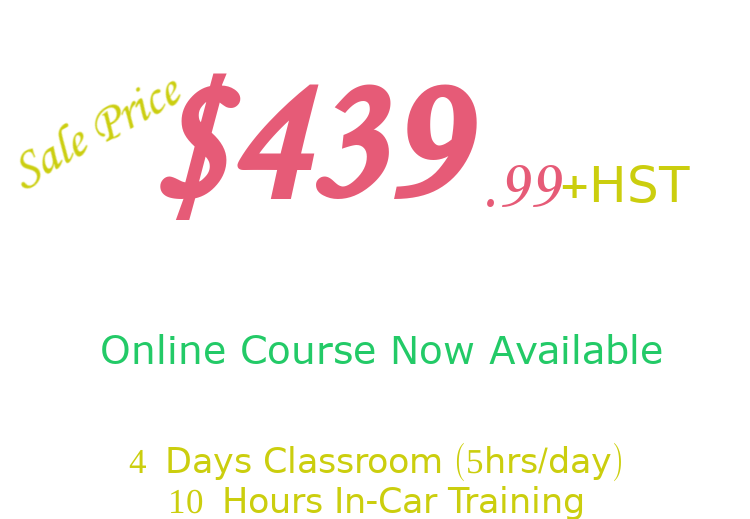
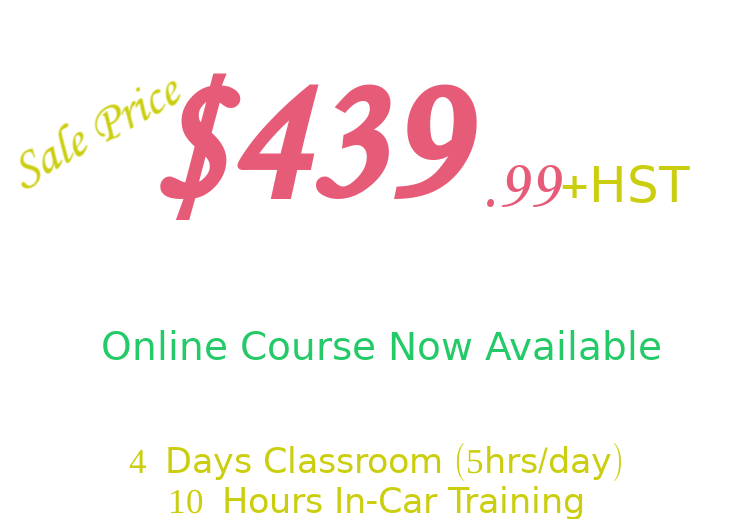
Revision of a layered 750×519 image; what changed, layer by layer:
renamed "Valid For October, November, D..." to "Valid For January, February, a...", painted on it over [102, 330, 662, 364]
